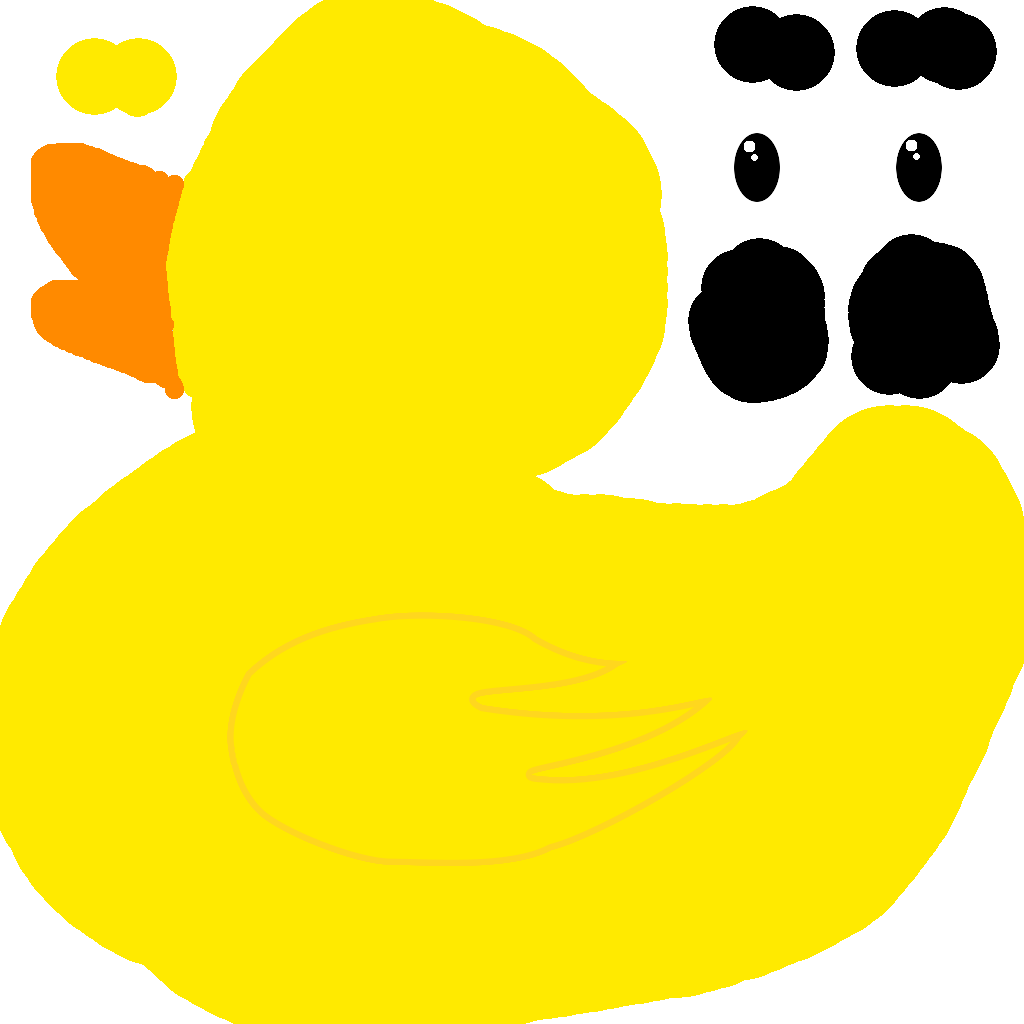
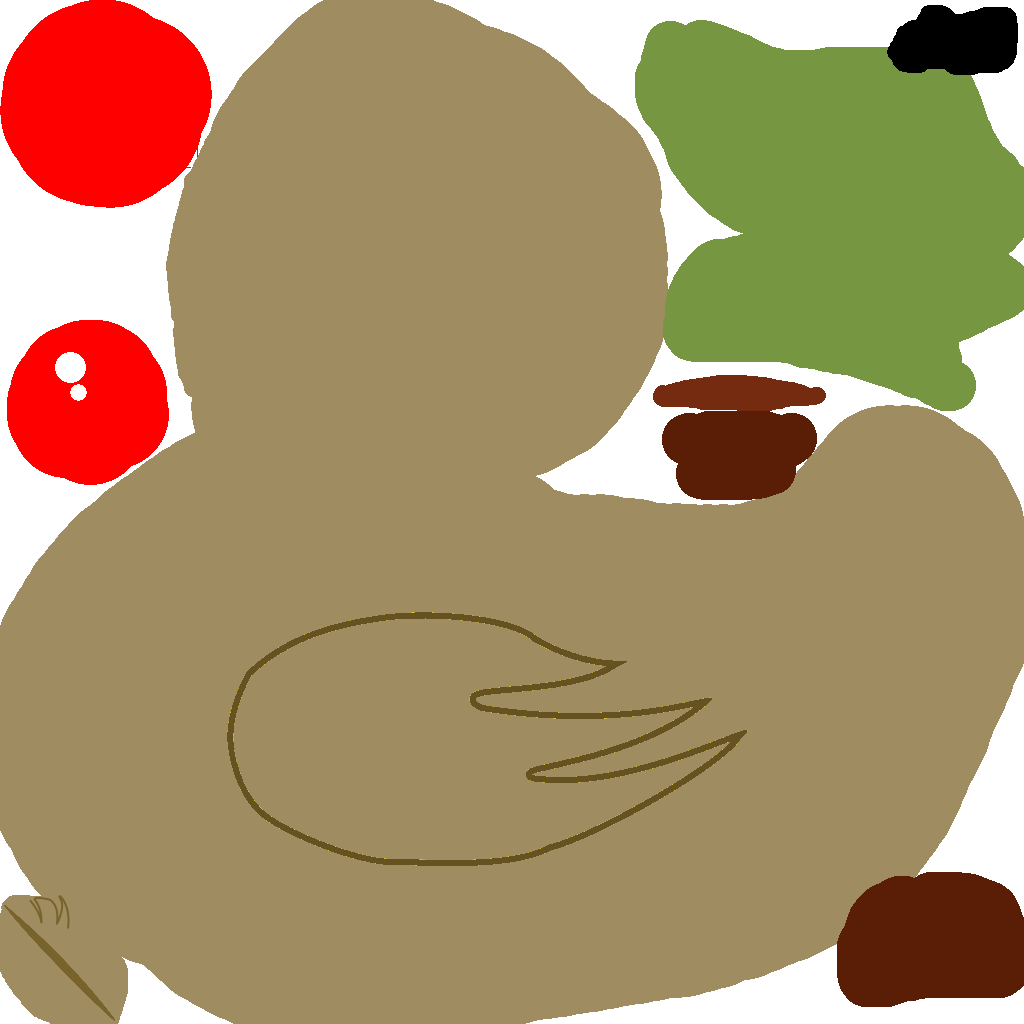
Two versions of the same layered image (1024px x 1024px). Layer-by-layer changes:
hid "Layer #1" over (56, 6, 1000, 403)
added layer "zombie" above "duckUV.png copy" over (0, 0, 1024, 1024)
hid "duckUV.png copy" over (0, 0, 1024, 1024)
